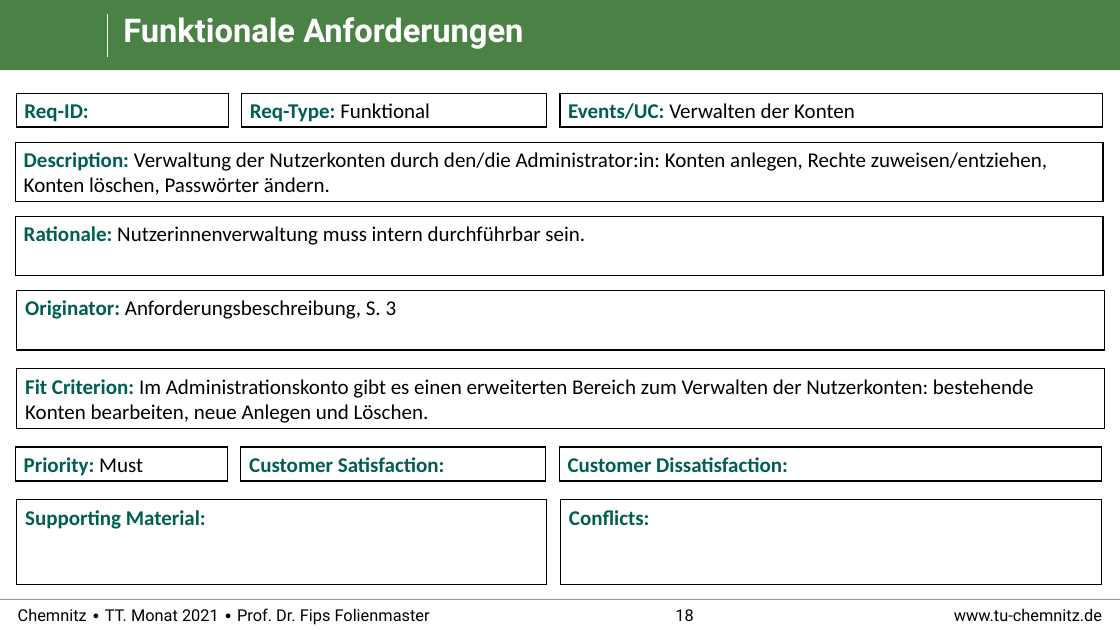
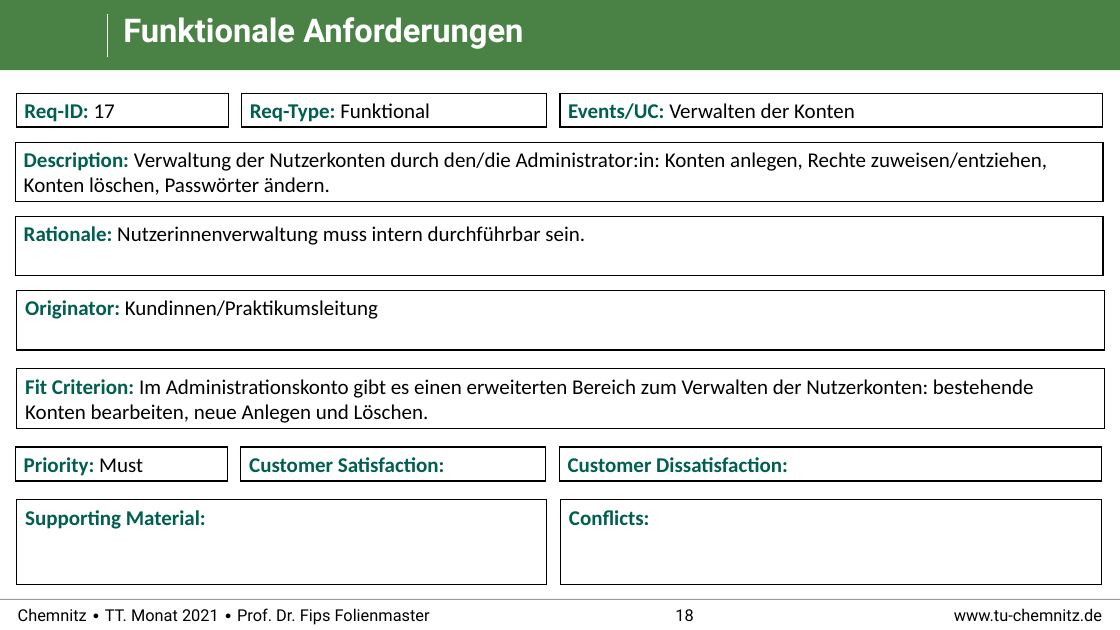
Before and after one commit to RealBiggerBo/Softwaretechnik, a slide deck: slide 18 of SnowCards_Requirements.pptx. Drawn at 1120x630 pixels with LibreOffice and Linux fonts; fonts in the diff are those of the drawing; background and template pictures are left out. Boxes give left, top, right and bottom in pixels: in the first picture for what was removed or moved away, otherwise in the second. Text is boxed around its words. In the diff, an @@ line names an element or a change of style, - is before the commit and + after.

```diff
--- a/SnowCards_Requirements.pptx
+++ b/SnowCards_Requirements.pptx
@@ text in rectangle at (24,104,115,122): text changed @@
-Req-ID:
+Req-ID: 17
@@ text in rectangle at (25,300,378,319): text changed @@
-Originator: Anforderungsbeschreibung, S. 3
+Originator: Kundinnen/Praktikumsleitung
```
Also in this commit, not shown: 25 other slides changed, 1 slide removed.
